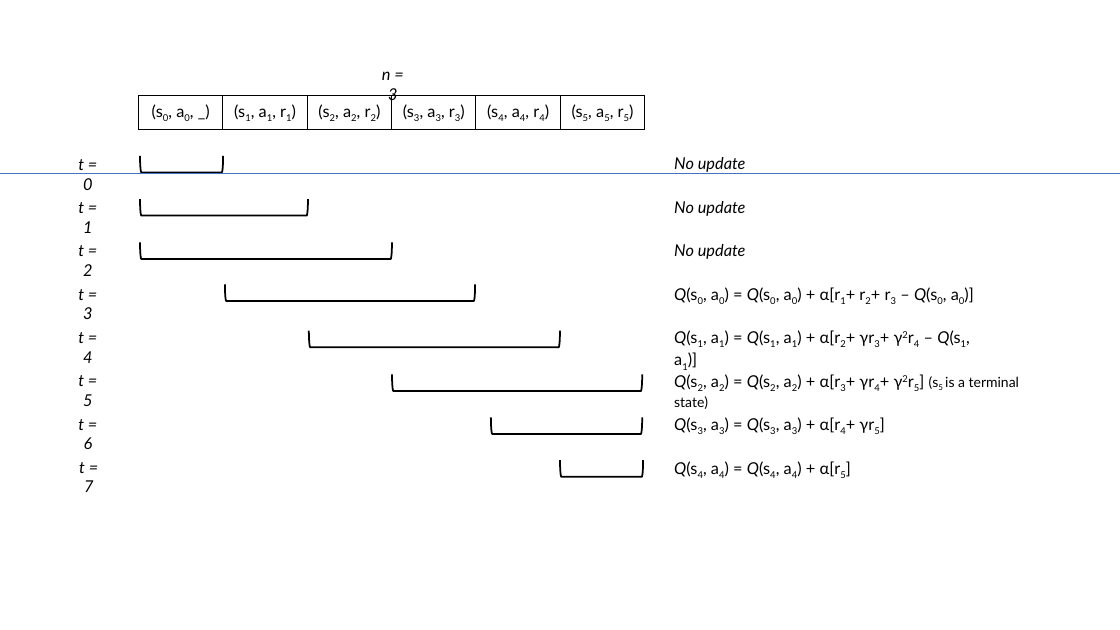
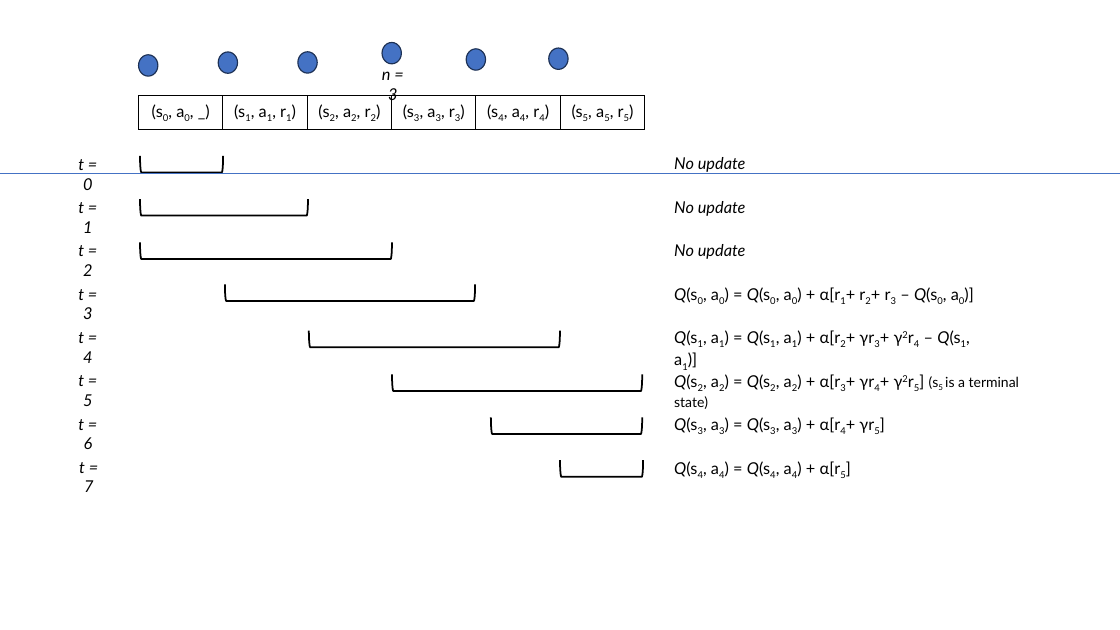
Before and after one commit to mastering-rl/mastering-rl.github.io, a slide deck: slide 1 of single-agent/figs/n-step-windows.pptx. Drawn at 1120x630 pixels with LibreOffice and Linux fonts; fonts in the diff are those of the drawing. Boxes give left, top, right and bottom in pixels: in the first picture for what was removed or moved away, otherwise in the second. Text is boxed around its words. In the diff, an @@ line names an element or a change of style, - is before the commit and + after.

```diff
--- a/single-agent/figs/n-step-windows.pptx
+++ b/single-agent/figs/n-step-windows.pptx
@@ ellipse added at <box>139,55,158,76</box>, fill #4472C4, outline #1E3256 1 pt @@
@@ ellipse added at <box>218,52,238,73</box>, fill #4472C4, outline #1E3256 1 pt @@
@@ ellipse added at <box>298,52,318,73</box>, fill #4472C4, outline #1E3256 1 pt @@
@@ ellipse added at <box>382,43,402,64</box>, fill #4472C4, outline #1E3256 1 pt @@
@@ ellipse added at <box>466,49,486,70</box>, fill #4472C4, outline #1E3256 1 pt @@
@@ ellipse added at <box>549,48,568,69</box>, fill #4472C4, outline #1E3256 1 pt @@
```
Also in this commit, not shown: 14 other files.
